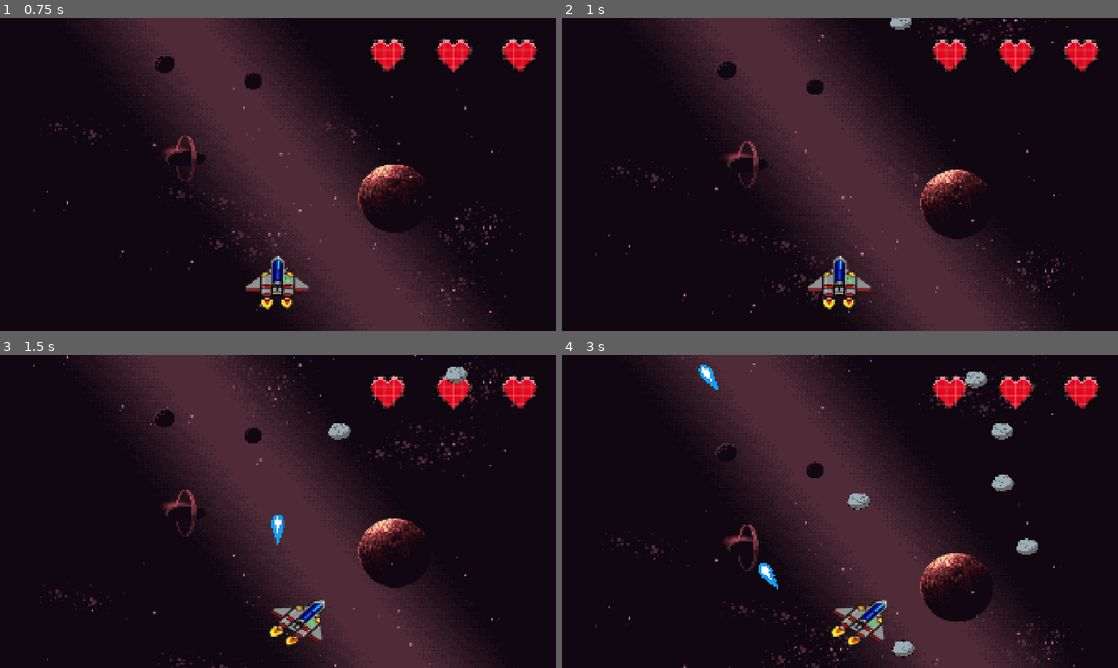
Above: before the commit, frames 1-4 (two rows, left to right).
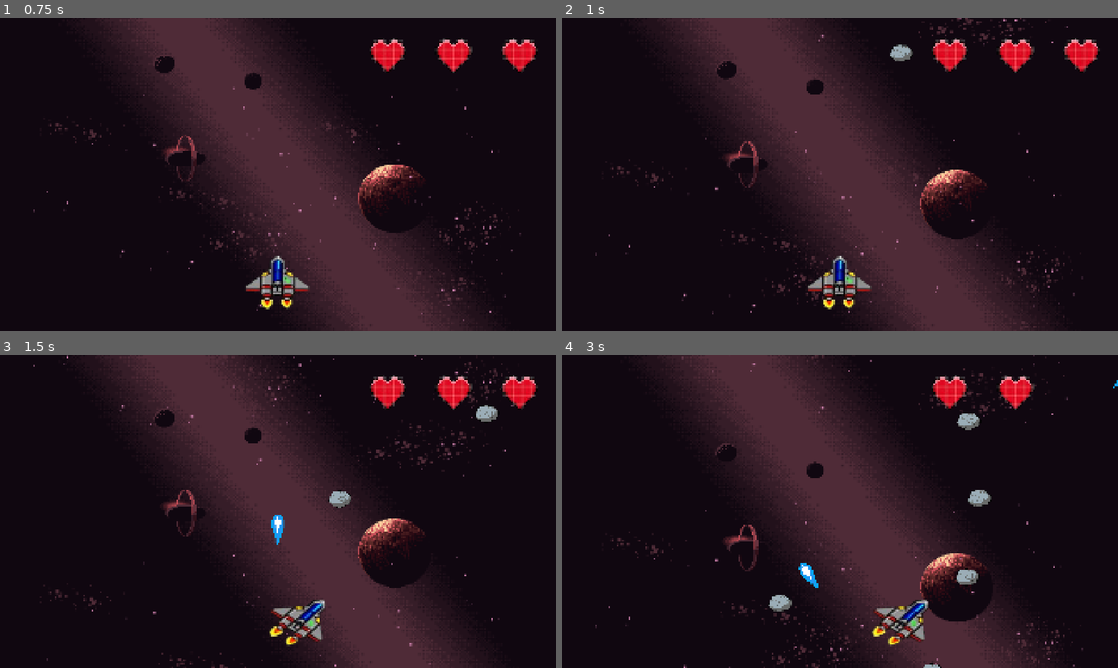
Above: after the commit, the same moments.

Repository: BenjaminGaelSerrano/TP2-SERRANO-BULLETHELL
Game: Godot game, scene res://Scenes/escena_juego.tscn
Two runs of this game, one before a commit and one after it. Both use one fixed random seed, a clock stepped at 60 frames per second and the inputs below.
Inputs:
- Up to frame 1 (0.75 s): click "Iniciar Partida" at 0.5 s
- Up to frame 2 (1 s): no input
- Up to frame 3 (1.5 s): hold Right (JugadorDerecha) from 1.28 s (still down); hold Space (Disparar) from 1.28 s (still down)
- Up to frame 4 (3 s): release Right (JugadorDerecha) at 2.03 s; release Space (Disparar) at 2.03 s; hold Left (JugadorIzquierda) 2.03-2.78 s; tap Space (Disparar) at 2.1 s; hold Right (JugadorDerecha) from 2.78 s (still down); hold Space (Disparar) from 2.78 s (still down)

Frame 1 is identical in both runs. In frame 2, 0.3% of the frame differs, in the area x 59-64%, y 0-14%; in frame 3, 0.7%; in frame 4, 4.2%, in the area x 24-100%, y 3-100%.

Commit message:
Ajustes en el codigo

Diff:
--- a/Scenes/cometa.gd
+++ b/Scenes/cometa.gd
@@ -3,7 +3,7 @@
 signal cometaMuerto
 const meteoritoo = preload("res://Scenes/meteorito.tscn")
 @onready var jugador = $"../Jugador"
-var vidas=50
+var vidas=75
 var invencible=false
 var aparecido=false
 @onready var timer= $TimerDisparo
@@ -34,6 +34,7 @@
 		direccion = -direccion
 func aparecer():
 	aparecido= true
+	tiempo=0
 	position= Vector2(anchoPantalla / 2, 100)
 	direccion=1
 	timer.start()
@@ -45,8 +46,9 @@
 	if vidas <= 0:
 		animacion.play("Destruccion")
 		await animacion.animation_finished
+		cometaMuerto.emit()
 		queue_free()
-		cometaMuerto.emit()
+		return
 	await get_tree().create_timer(0.5).timeout
 	invencible = false
 func disparar():
--- a/Scenes/meteorito.gd
+++ b/Scenes/meteorito.gd
@@ -2,7 +2,7 @@
 var direccion= Vector2(0.3,1.0)
 var anchoPantalla
 var duracion=20
-const velocidad= 500
+const velocidad= 750
 @onready var animacion= $AnimacionMeteorito
 @onready var jugador =$Jugador
 @onready var cometa= $Cometa
@@ -22,7 +22,7 @@
 func destruir():
 	animacion.play("Roto")
 	jugador.meteoritos_destruidos+=1
-	if jugador.meteoritos_destruidos>= 50:
+	if jugador.meteoritos_destruidos>= 25:
 		cometa.aparecer()
 		jugador.meteoritos_destruidos=0
 	set_physics_process(false)
